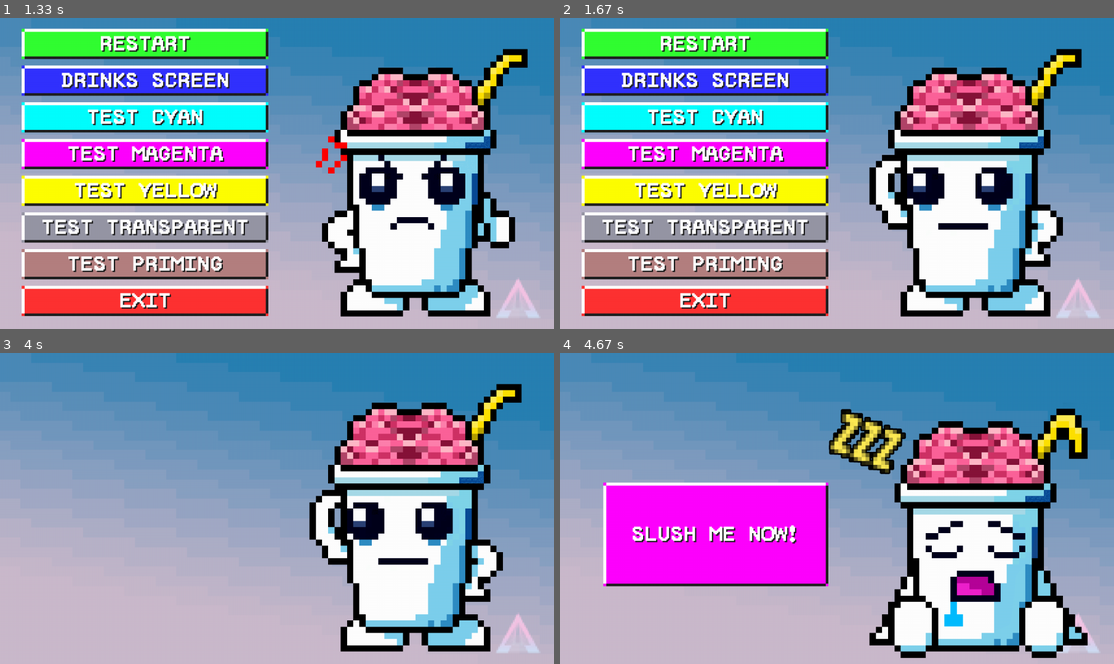
Above: before the commit, frames 1-4 (two rows, left to right).
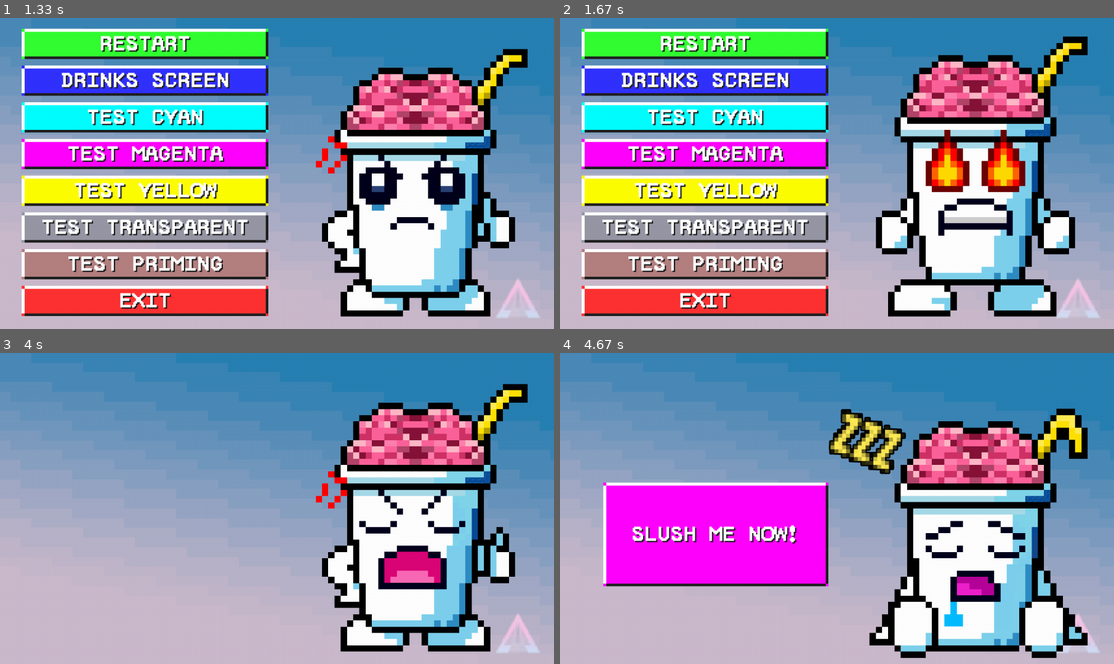
Above: after the commit, the same moments.

Repository: SoulAuctioneer/slerp
Game: pygame game, started from main.py
The game is run twice, just before and just after one commit, with the same random seed, the same clock (stepped at 60 frames per second) and the same inputs.
Inputs (mouse positions are in pixels of both pictures, inside the frame that each line leads up to):
- Up to frame 1 (1.33 s): click "SLUSH ME NOW!" at 0.4 s; click "YES (not working)" at 0.73 s; click (542, 316) at 1.07 s
- Up to frame 2 (1.67 s): click "TEST PRIMING" at 1.4 s
- Up to frame 3 (4 s): click "I CONSENT" at 3.07 s
- Up to frame 4 (4.67 s): click (1102, 651) at 4.07 s; click "RESTART" at 4.4 s

Frame 1 is identical in both runs. In frame 2, 18% of the frame differs, in the area x 55-96%, y 5-97%; in frame 3, 13%; in frame 4, nothing differs.

Commit message:
fixtweak

Diff:
--- a/event_scheduler.py
+++ b/event_scheduler.py
@@ -18,3 +18,7 @@
                 print(f"EXECUTING EVENT. Current time: {current_time}, Function: {event['function'].__name__}, Args: {event['args']}, Kwargs: {event['kwargs']}")
                 event['function'](*event['args'], **event['kwargs'])
                 self.scheduled_events.remove(event)
+
+    # Cancel a scheduled function by its name
+    def cancel(self, function_name):
+        self.scheduled_events = [event for event in self.scheduled_events if event['function'].__name__ != function_name]
--- a/main_loop.py
+++ b/main_loop.py
@@ -268,6 +268,7 @@
 
     def stop_idling(self):
         # TODO: Clear any scheduled start_idling
+        self.event_scheduler.cancel('start_idling')
         self.idle_timeout = None
 
     def check_idling_timeout(self):
Empty file added: assets/audio/log.txt
